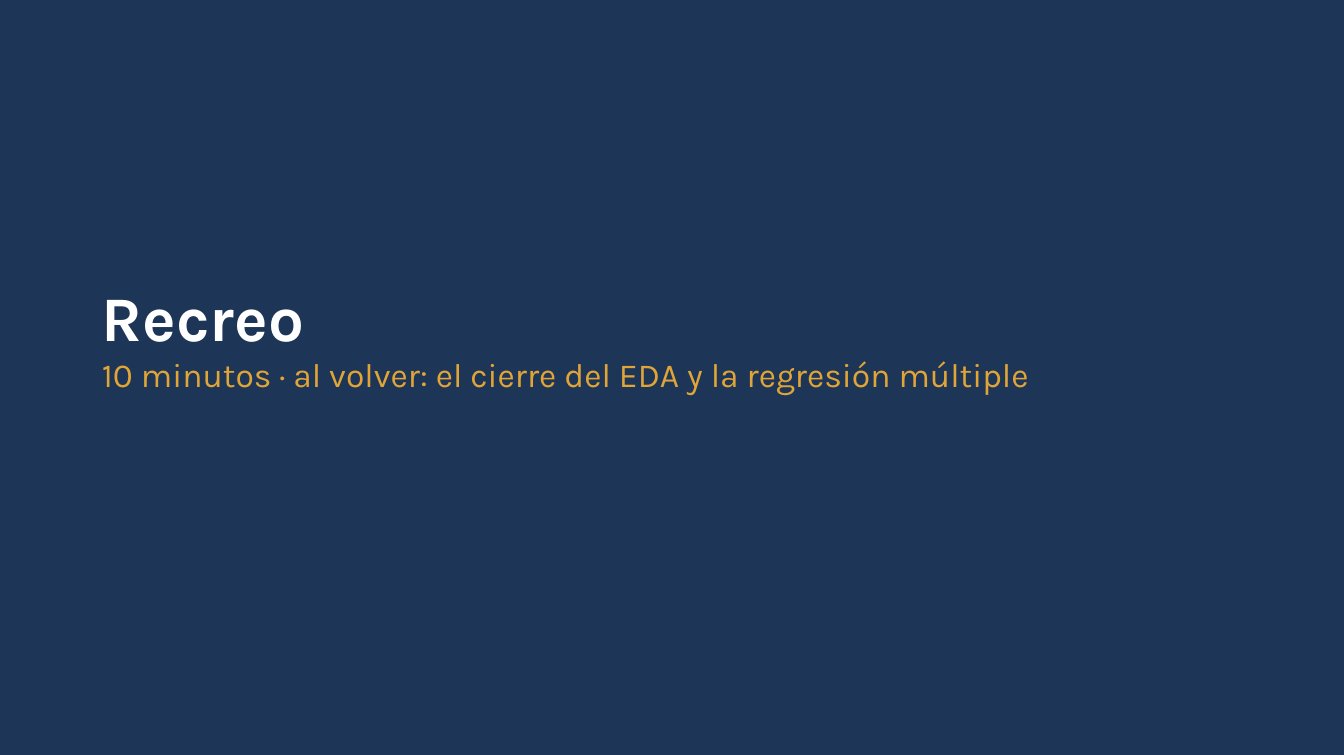
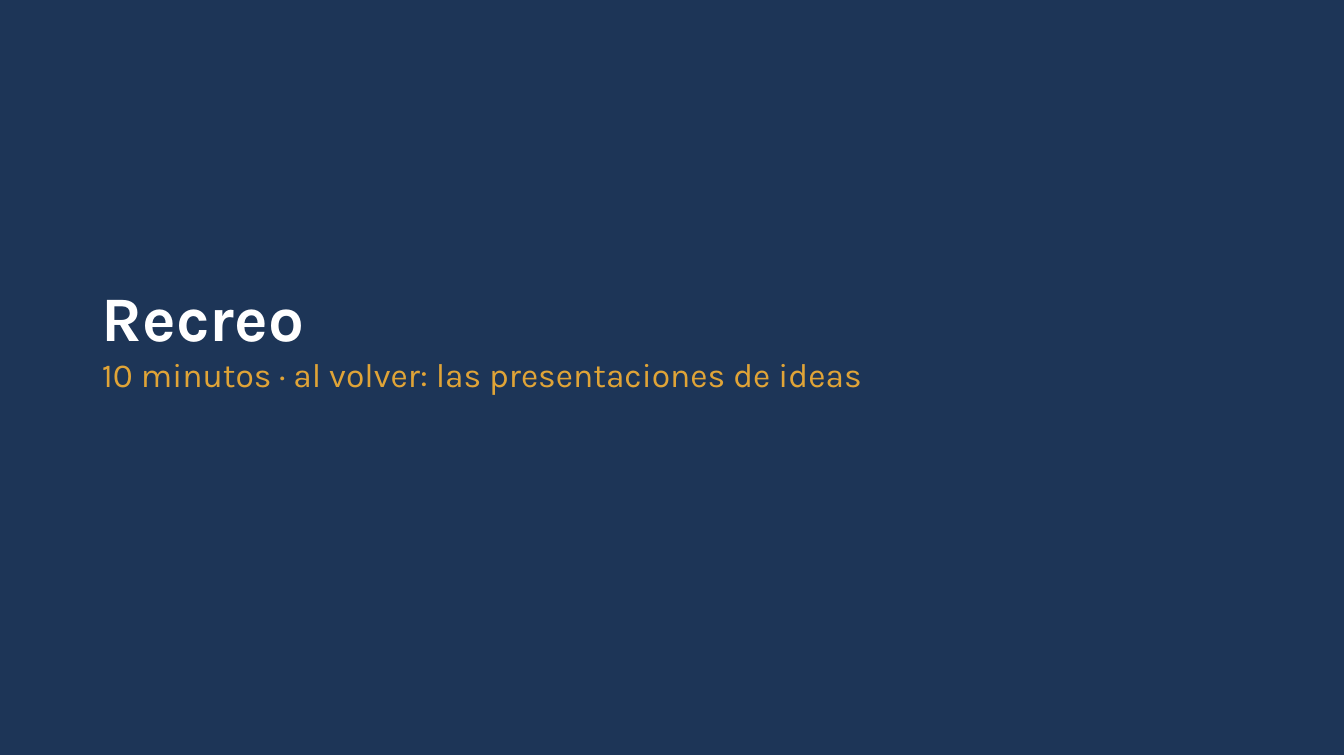
Before and after one commit to daniopitz/diplomado-cdd, a slide deck: slide 25 of presentaciones/clase04_regresion_multiple.pptx (slide 6 before the commit). Drawn at 1344x755 pixels with LibreOffice and Linux fonts; fonts in the diff are those of the drawing. Boxes give left, top, right and bottom in pixels: in the first picture for what was removed or moved away, otherwise in the second. Text is boxed around its words. In the diff, an @@ line names an element or a change of style, - is before the commit and + after.

```diff
--- a/presentaciones/clase04_regresion_multiple.pptx
+++ b/presentaciones/clase04_regresion_multiple.pptx
@@ text at (102, 364, 861, 395): text changed @@
-10 minutos · al volver: el cierre del EDA y la regresión múltiple
+10 minutos · al volver: las presentaciones de ideas
```
Also in this commit, not shown: 3 other slides changed, 1 other file.
